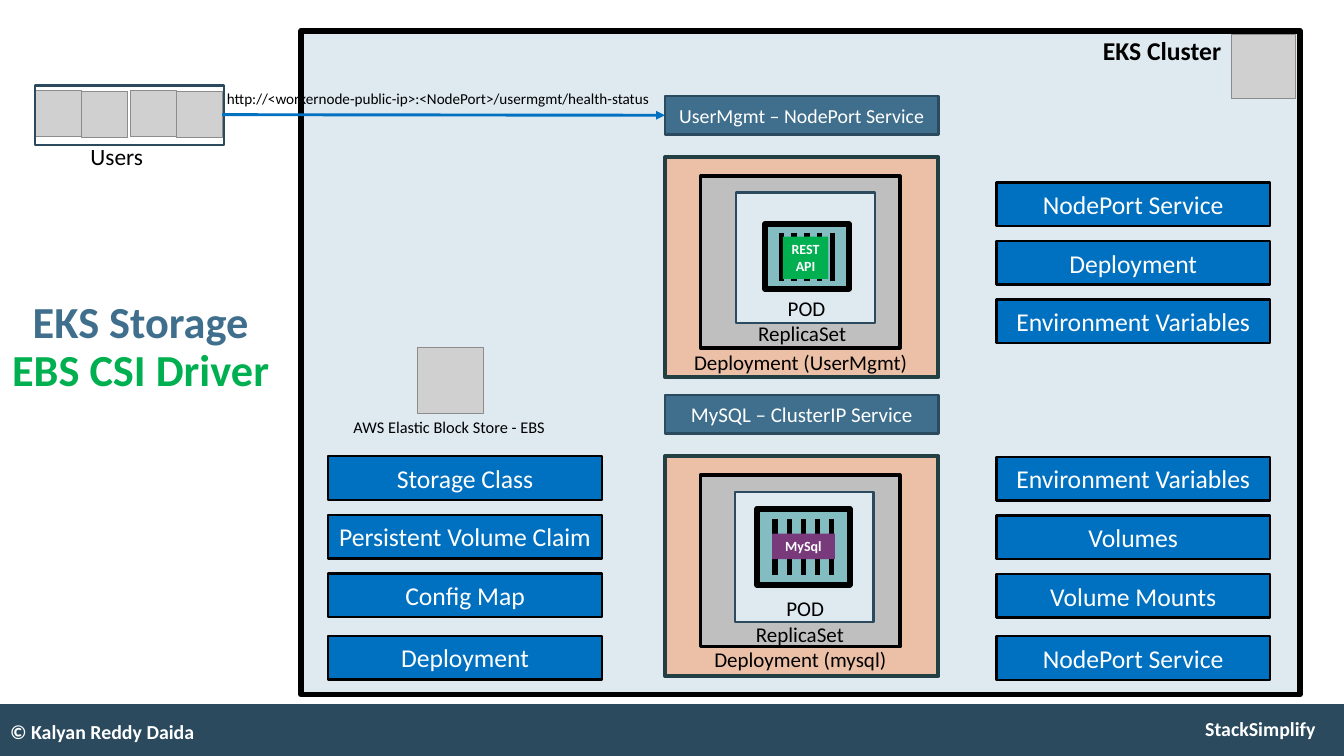
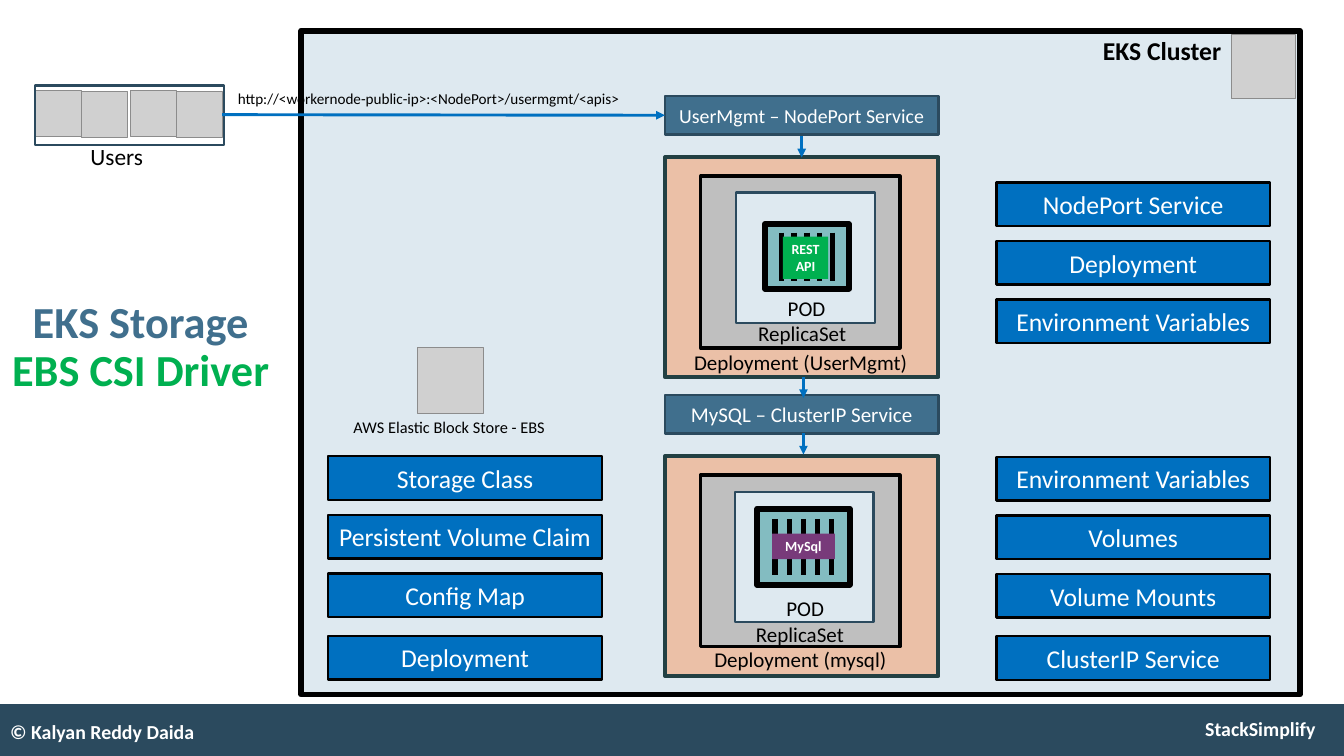
Before and after one commit to stacksimplify/aws-eks-kubernetes-masterclass, a slide deck: slide 56 of presentation/AWS-Fargate-and-EKS-Masterclass.pptx. Drawn at 1344x756 pixels with LibreOffice and Linux fonts; fonts in the diff are those of the drawing; grey boxes stand for pictures. Boxes give left, top, right and bottom in pixels: in the first picture for what was removed or moved away, otherwise in the second. Text is boxed around its words. In the diff, an @@ line names an element or a change of style, - is before the commit and + after.

```diff
--- a/presentation/AWS-Fargate-and-EKS-Masterclass.pptx
+++ b/presentation/AWS-Fargate-and-EKS-Masterclass.pptx
@@ text at (238, 91, 619, 109): text changed @@
-http://<workernode-public-ip>:<NodePort>/usermgmt/health-status
+http://<workernode-public-ip>:<NodePort>/usermgmt/<apis>
@@ arrow added from (801, 136) to (801, 157), #0070C0 2.5 pt @@
@@ arrow added from (803, 377) to (803, 398), #0070C0 2.5 pt @@
@@ arrow added from (803, 433) to (803, 454), #0070C0 2.5 pt @@
@@ text in rectangle at (1047, 650, 1220, 669): text changed @@
-NodePort Service
+ClusterIP Service
```
Also in this commit, not shown: 3 other slides changed, 3 other files.
